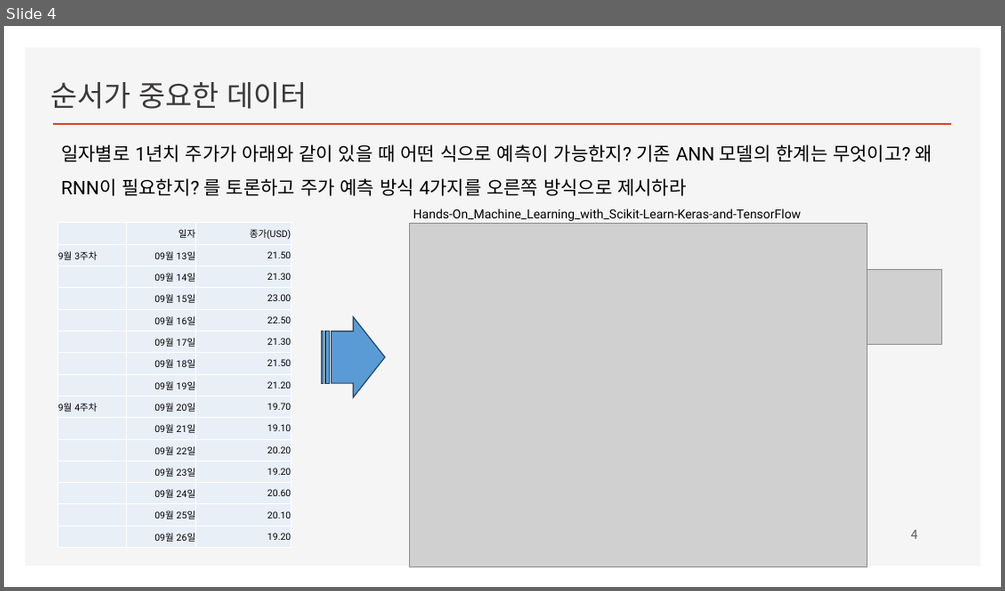
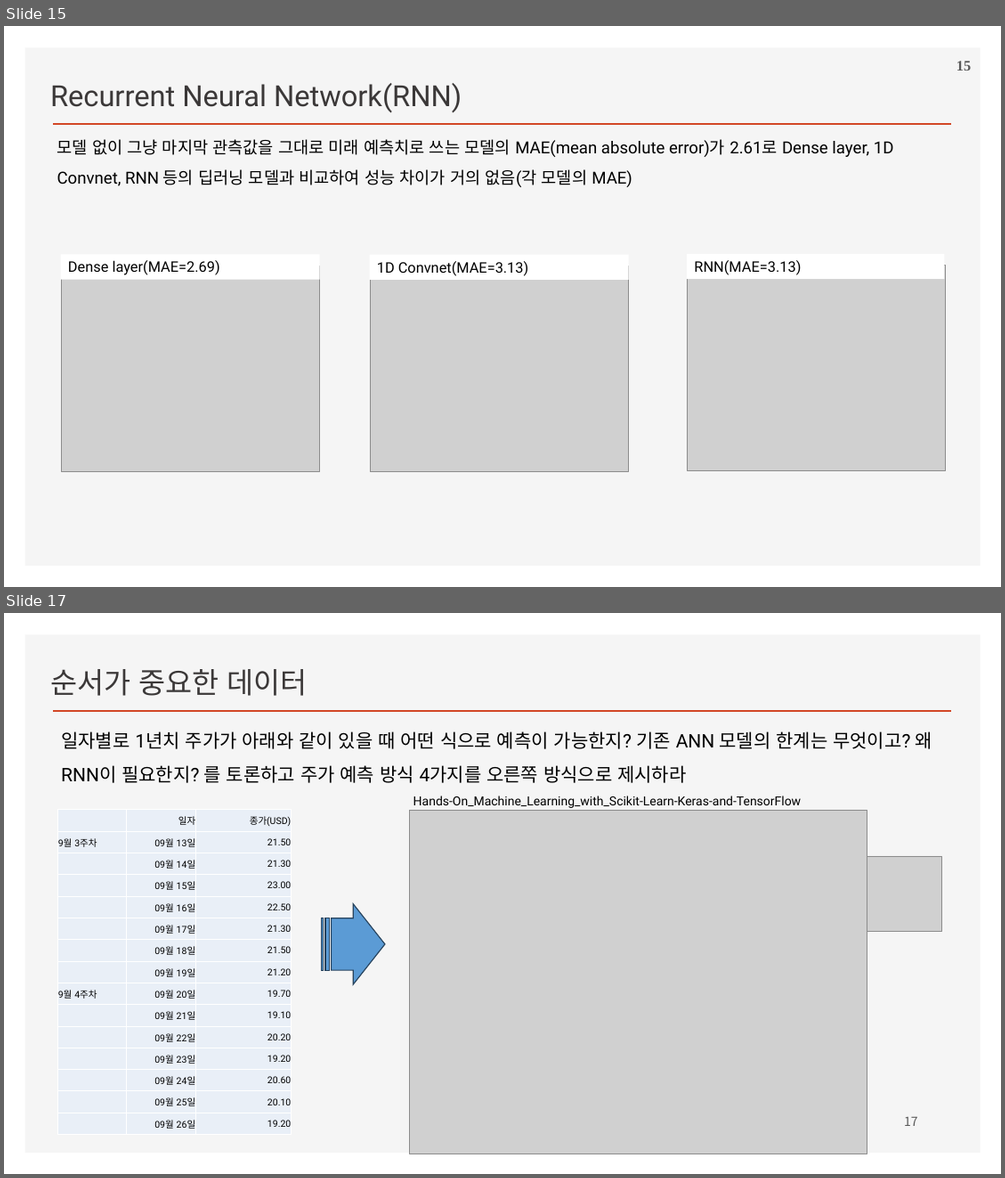
Before and after one commit to ancestor9/2026_Fall_Deep-Learning-with-Python, a slide deck: Chapter 13 Timeseries forecasting.pptx. Shown one above the other, each under a label of ours: slide 4 before the commit, slides 15 and 17 after it; the slides between them are not shown. The pictures are 1005x591 and 1005x1178 pixels, drawn with LibreOffice and Linux fonts; fonts in the diff are those of the drawing; grey boxes stand for pictures; background and template pictures are left out. Boxes give left, top, right and bottom in pixels: in the first picture for what was removed or moved away, otherwise in the second. Text is boxed around its words. In the diff, an @@ line names an element or a change of style, - is before the commit and + after.

```diff
--- a/Chapter 13 Timeseries forecasting.pptx
+++ b/Chapter 13 Timeseries forecasting.pptx
@@ slide 15 added at [4,26,1001,587], background #FFFFFF; not listed: 2 template elements that a slide beside it also shows @@
@@ page number added at [956,61,971,70], 14 pt, text #595959, bold @@
+15
@@ text added at [50,83,461,113], 28 pt, text #3B3838 @@
+Recurrent Neural Network(RNN)
@@ text added at [57,139,894,187], 16 pt, text #000000 @@
+모델 없이 그냥 마지막 관측값을 그대로 미래 예측치로 쓰는 모델의 MAE(mean absolute error)가 2.61로 Dense layer, 1D Convnet, RNN 등의 딥러닝 모델과 비교하여 성능 차이가 거의 없음(각 모델의 MAE)
@@ rectangle added at [61,254,320,280], fill #FFFFFF, 14 pt, text #000000 @@
+Dense layer(MAE=2.69)
@@ rectangle added at [370,255,629,281], fill #FFFFFF, 14 pt, text #000000 @@
+1D Convnet(MAE=3.13)
@@ picture added at [687,265,945,470] @@
@@ rectangle added at [687,254,944,280], fill #FFFFFF, 14 pt, text #000000 @@
+RNN(MAE=3.13)
@@ picture added at [62,266,320,472] @@
@@ picture added at [371,266,629,472] @@
@@ what was slide 4 is now slide 17 @@
@@ page number at [904,1117,918,1126]: text changed @@
-4
+17
```
Also in this commit, not shown: 3 slides changed, 11 other slides added.
